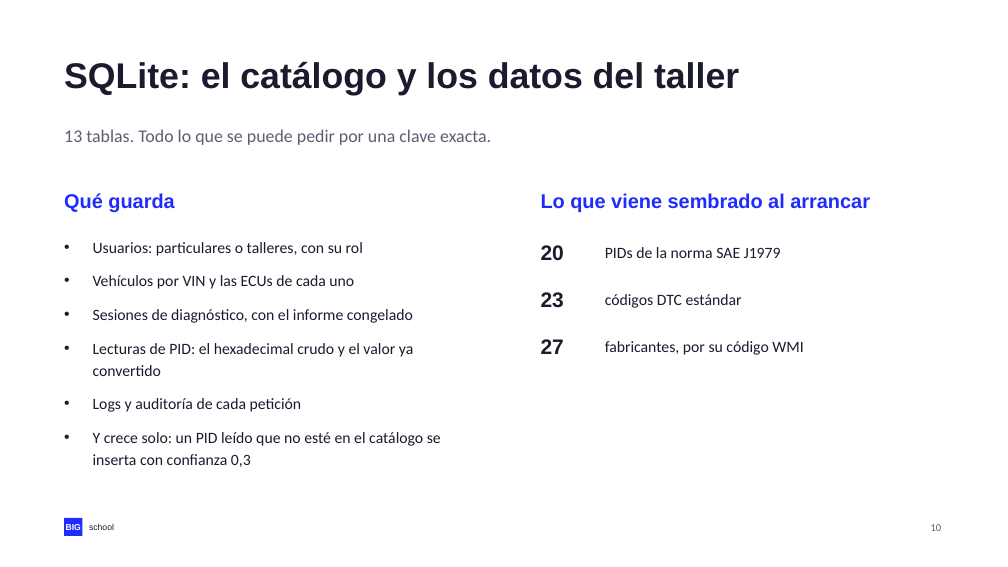
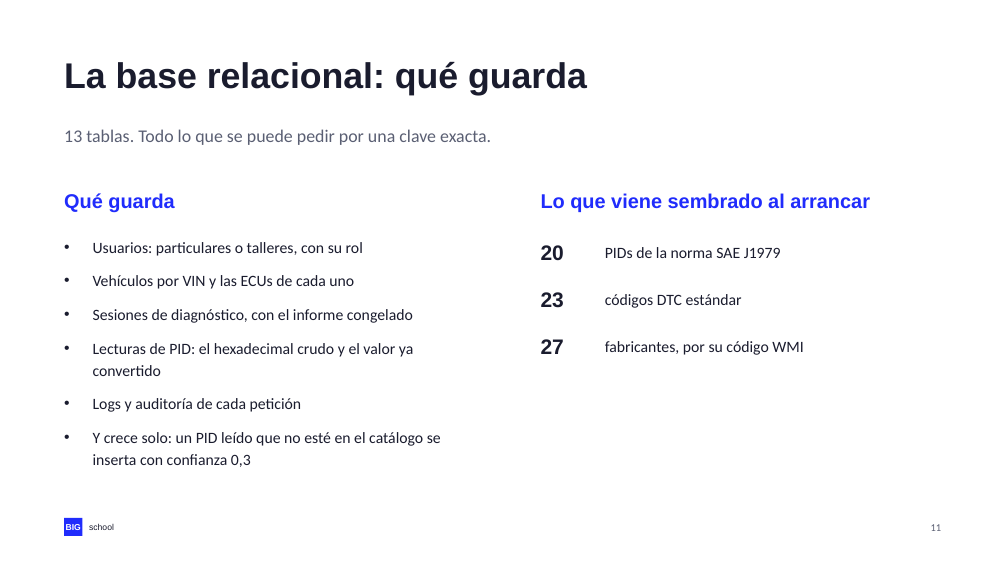
Before and after one commit to NovilloQuinta/intelligent-automotive-diagnostics, a slide deck: slide 11 of docs/presentacion/tfm-intelligent-automotive-diagnostics.pptx (slide 10 before the commit). Drawn at 1008x567 pixels with LibreOffice and Linux fonts; fonts in the diff are those of the drawing. Boxes give left, top, right and bottom in pixels: in the first picture for what was removed or moved away, otherwise in the second. Text is boxed around its words. In the diff, an @@ line names an element or a change of style, - is before the commit and + after.

```diff
--- a/docs/presentacion/tfm-intelligent-automotive-diagnostics.pptx
+++ b/docs/presentacion/tfm-intelligent-automotive-diagnostics.pptx
@@ text at <box>64,62,587,95</box>: text changed @@
-SQLite: el catálogo y los datos del taller
+La base relacional: qué guarda
@@ text at <box>931,524,942,531</box>: text changed @@
-10
+11
```
Also in this commit, not shown: 15 other slides changed, 1 slide added, 3 other files.
